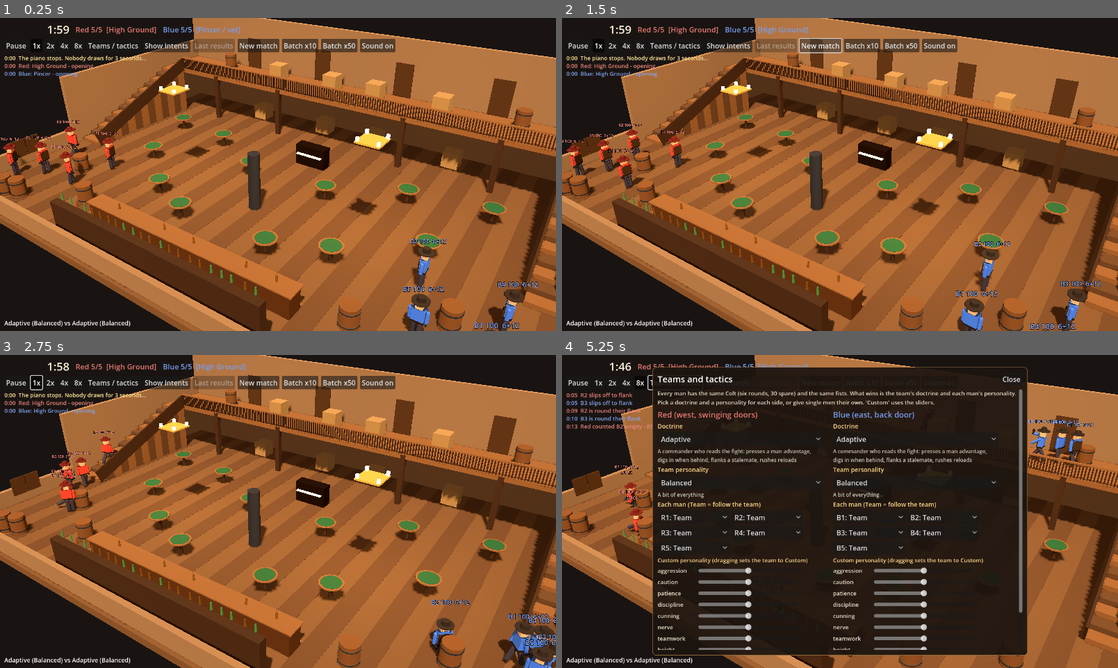
Above: before the commit, frames 1-4 (two rows, left to right).
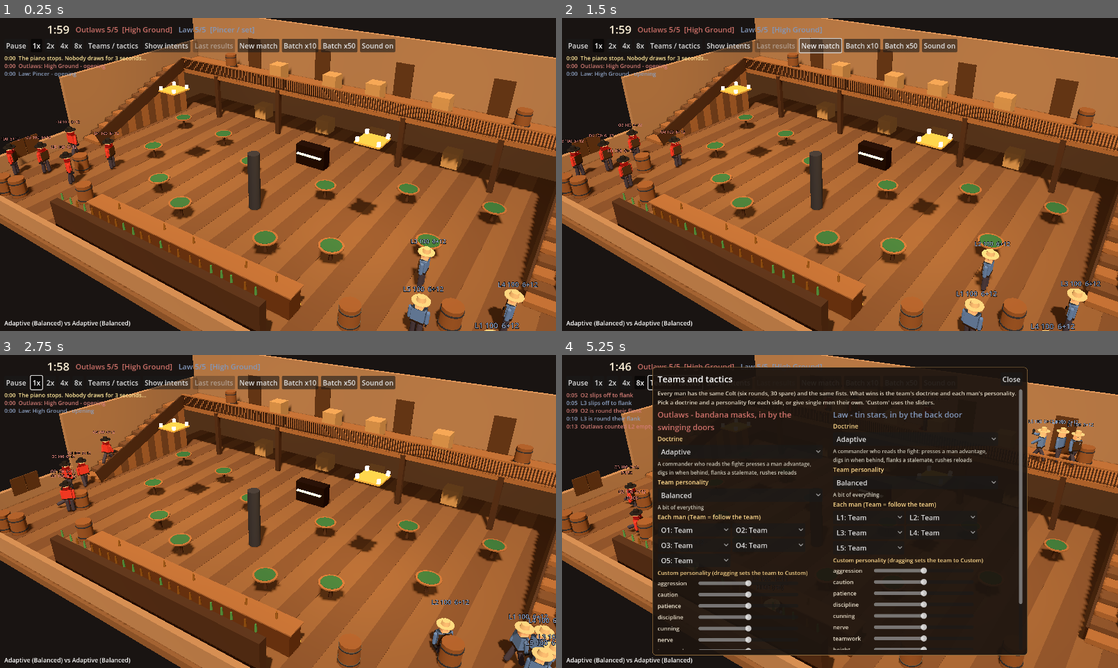
Above: after the commit, the same moments.

Repository: nathandunn/brawl-bots
Game: Godot game, scene res://scenes/Main.tscn
The game is run twice, just before and just after one commit, with the same random seed, the same clock (stepped at 60 frames per second) and the same inputs.
Inputs:
- Up to frame 1 (0.25 s): no input
- Up to frame 2 (1.5 s): click "New match" at 0.5 s; click "New match" at 1.25 s
- Up to frame 3 (2.75 s): click "1x" at 2 s
- Up to frame 4 (5.25 s): click "2x" at 2.75 s; click "4x" at 3.5 s; click "8x" at 4.25 s; click "Teams / tactics" at 5 s

The runs differ from the first frame. In frame 1, 2.0% of the frame differs, in the area x 0-97%, y 2-100%; in frame 2, 2.0%; in frame 3, 2.1%; in frame 4, 5.6%, in the area x 0-96%, y 2-95%.

Commit message:
Saloon Bots v5: the Law (tin stars) against the Outlaws (bandana masks)
- Teams are now the Outlaws (red, black hats, red kerchief masks over nose and chin) and the Law (blue-grey, pale hats, tin star on the vest)
- Costumes stay on the bodies; every man gets eyes so the mask reads
- Win lines: "The Law wins" / "The Outlaws win"; names O1-O5 and L1-L5
- ?lineup=1 shows one of each side up close; ?cam=N sets the starting camera distance
- dist built with Godot 4.7.2 ed1daf0bf

Co-Authored-By: Claude Opus 5.5 <noreply@anthropic.com>
Claude-Session: https://claude.ai/code/session_01RTbU7mxf7zmZr6Ak5xPidZ

Diff:
--- a/scripts/camera_rig.gd
+++ b/scripts/camera_rig.gd
@@ -16,6 +16,7 @@
 var _focus := Vector3(0, 1.0, 0)
 var _focus_target := Vector3(0, 1.0, 0)
 var _focus_dist := -1.0
+var min_dist := 10.0
 var _rest_dist := 27.0  # the zoom the user last chose; the view returns to it after a celebration
 
 
@@ -45,13 +46,15 @@
 
 
 func clear_focus() -> void:
+	if min_dist < 10.0:
+		return   # the lineup holds its shot
 	_focus_target = Vector3(0, 1.0, 0)
 	_focus_dist = _rest_dist if absf(dist - _rest_dist) > 0.5 else -1.0
 
 
 func _apply() -> void:
 	pitch = clampf(pitch, 0.15, 1.45)
-	dist = clampf(dist, 10.0, 70.0)
+	dist = clampf(dist, min_dist, 70.0)
 	var p := Vector3(sin(yaw) * cos(pitch), sin(pitch), cos(yaw) * cos(pitch)) * dist
 	_cam.position = _focus + p
 	_cam.look_at(_focus, Vector3.UP)
--- a/scripts/gunman.gd
+++ b/scripts/gunman.gd
@@ -203,7 +203,8 @@
 	mat_shirt = _m(team_color)
 	mat_pants = _m(Color(0.22, 0.2, 0.25))
 	mat_skin = _m(Color(0.86, 0.66, 0.5))
-	mat_hat = _m(team_color.darkened(0.55) if team == 0 else Color(0.18, 0.14, 0.12))
+	# outlaws in black hats, lawmen in pale ones
+	mat_hat = _m(Color(0.1, 0.09, 0.09) if team == 0 else Color(0.72, 0.62, 0.45))
 	var vest := _m(Color(0.25, 0.17, 0.1))
 	body_root = Node3D.new()
 	add_child(body_root)
@@ -216,7 +217,13 @@
 	_mesh_box(Vector3(0.52, 0.5, 0.06), Vector3(0, 1.2, -0.15), vest, upper)
 	_mesh_box(Vector3(0.52, 0.08, 0.32), Vector3(0, 0.9, 0), _m(Color(0.15, 0.1, 0.06)), upper)  # gun belt
 	var head := _mesh_box(Vector3(0.28, 0.3, 0.28), Vector3(0, 1.64, 0), mat_skin, upper)
-	_mesh_box(Vector3(0.3, 0.1, 0.06), Vector3(0, -0.1, -0.13), mat_shirt, head)  # bandana
+	var eye_m := _m(Color(0.08, 0.06, 0.05))
+	for ex in [-0.065, 0.065]:
+		_mesh_box(Vector3(0.045, 0.03, 0.01), Vector3(ex, 0.045, -0.142), eye_m, head)
+	if team == 0:
+		_bandana(head)
+	else:
+		_tin_star(upper, Vector3(-0.13, 1.33, -0.19))
 	var brim := MeshInstance3D.new()
 	var bc := CylinderMesh.new()
 	bc.top_radius = 0.34
@@ -262,6 +269,63 @@
 	label.position = Vector3(0, 2.35, 0)
 	add_child(label)
 	_update_label()
+
+
+## An outlaw's mask: a kerchief over nose, mouth and chin, knotted behind, its point hanging
+## below the jaw. Only the eyes show between it and the hat brim.
+static var _bandana_mat: StandardMaterial3D
+static var _tin_mat: StandardMaterial3D
+
+
+func _bandana(head: Node3D, k := 1.0) -> void:
+	if _bandana_mat == null:
+		_bandana_mat = StandardMaterial3D.new()
+		_bandana_mat.albedo_color = Color(0.5, 0.06, 0.06)
+		_bandana_mat.roughness = 0.9
+	_mesh_box(Vector3(0.3, 0.16, 0.05) * k, Vector3(0, -0.06, -0.14) * k, _bandana_mat, head)     # over the face
+	_mesh_box(Vector3(0.3, 0.16, 0.05) * k, Vector3(0, -0.06, 0.14) * k, _bandana_mat, head)      # round the back
+	for sx in [-1.0, 1.0]:
+		_mesh_box(Vector3(0.04, 0.16, 0.3) * k, Vector3(sx * 0.145, -0.06, 0) * k, _bandana_mat, head)
+	var tip := _mesh_box(Vector3(0.17, 0.17, 0.03) * k, Vector3(0, -0.16, -0.15) * k, _bandana_mat, head)
+	tip.rotation.z = PI * 0.25                                                             # the point
+	# two white dots of pattern, so it reads as a kerchief and not a beard
+	var dot_m := _m(Color(0.95, 0.9, 0.85))
+	for dx in [-0.07, 0.07]:
+		_mesh_box(Vector3(0.025, 0.025, 0.01) * k, Vector3(dx, -0.04, -0.168) * k, dot_m, head)
+
+
+## A lawman's tin star, pinned over the heart: a five-point star cut from sheet tin.
+func _tin_star(parent: Node3D, at: Vector3) -> MeshInstance3D:
+	if _tin_mat == null:
+		_tin_mat = StandardMaterial3D.new()
+		# polished tin: bright, a little emissive so it catches the lamplight from any angle
+		_tin_mat.albedo_color = Color(0.86, 0.87, 0.9)
+		_tin_mat.metallic = 0.3
+		_tin_mat.roughness = 0.2
+		_tin_mat.emission_enabled = true
+		_tin_mat.emission = Color(0.55, 0.55, 0.58)
+	var st := SurfaceTool.new()
+	st.begin(Mesh.PRIMITIVE_TRIANGLES)
+	var pts: Array[Vector3] = []
+	for k in 10:
+		var a := PI * 0.5 + TAU * k / 10.0
+		var r := 0.075 if k % 2 == 0 else 0.032
+		pts.append(Vector3(cos(a) * r, sin(a) * r, 0))
+	var c := Vector3.ZERO
+	for k in 10:
+		var a: Vector3 = pts[k]
+		var b: Vector3 = pts[(k + 1) % 10]
+		for face in [[c, b, a, -1.0], [c, a, b, 1.0]]:
+			st.set_normal(Vector3(0, 0, face[3]))
+			st.add_vertex(face[0] + Vector3(0, 0, face[3] * 0.004))
+			st.add_vertex(face[1] + Vector3(0, 0, face[3] * 0.004))
+			st.add_vertex(face[2] + Vector3(0, 0, face[3] * 0.004))
+	var mi := MeshInstance3D.new()
+	mi.mesh = st.commit()
+	mi.material_override = _tin_mat
+	mi.position = at
+	parent.add_child(mi)
+	return mi
 
 
 func _update_label() -> void:
@@ -1623,6 +1687,10 @@
 		hat.material_override = mat_hat
 		hat.position = Vector3(0, 0.2, 0)
 		(ragdoll.bodies["head"] as Node3D).add_child(hat)
+		if team == 0:
+			_bandana(ragdoll.bodies["head"], 1.3)
+		elif ragdoll.bodies.has("torso"):
+			_tin_star(ragdoll.bodies["torso"], Vector3(-0.14, 0.15, -0.18))
 	ragdoll.shove(impulse + Vector3(0, 1.5, 0))
 	body_root.visible = false
 	if label != null:
--- a/scripts/hud.gd
+++ b/scripts/hud.gd
@@ -226,7 +226,7 @@
 func _team_panel(t: int) -> Control:
 	var v := VBoxContainer.new()
 	v.custom_minimum_size = Vector2(380, 0)
-	v.add_child(_lbl(MatchManager.TEAM_NAMES[t] + (" (west, swinging doors)" if t == 0 else " (east, back door)"), 18, MatchManager.TEAM_COLORS[t].lightened(0.3)))
+	v.add_child(_lbl(MatchManager.TEAM_NAMES[t] + (" - bandana masks, in by the swinging doors" if t == 0 else " - tin stars, in by the back door"), 18, MatchManager.TEAM_COLORS[t].lightened(0.3)))
 	v.add_child(_lbl("Doctrine", 14, Color(1, 0.85, 0.55)))
 	var dp := OptionButton.new()
 	for d in TeamBrain.DOCTRINES:
@@ -446,7 +446,7 @@
 	setup_overlay.visible = false
 	setup_btn.set_pressed_no_signal(false)
 	var w: int = res["winner"]
-	results_title.text = ("%s wins" % res["winner_name"]) if w >= 0 else "A draw"
+	results_title.text = MatchManager.TEAM_WINS[w] if w >= 0 else "A draw"
 	if w >= 0:
 		results_title.add_theme_color_override("font_color", MatchManager.TEAM_COLORS[w].lightened(0.35))
 	results_box.add_child(_lbl("%s after %d:%02d. Standing %d-%d. First blood at %ds." % [String(res["reason"]).capitalize(), int(res["duration"]) / 60, int(res["duration"]) % 60, res["alive"][0], res["alive"][1], int(maxf(res["first_blood"], 0.0))], 14))
@@ -539,14 +539,14 @@
 	var d: Dictionary = summary["data"]
 	results_title.text = "Batch of %d" % d["matches"]
 	results_title.remove_theme_color_override("font_color")
-	results_box.add_child(_lbl("Red (%s / %s) won %d, Blue (%s / %s) won %d, %d drawn. Average match %ds, first blood at %ds." % [d["doctrines"][0], d["presets"][0], d["wins"][0], d["doctrines"][1], d["presets"][1], d["wins"][1], d["draws"], int(d["avg_duration"]), int(d["first_blood"])], 14))
+	results_box.add_child(_lbl("Outlaws (%s / %s) won %d, Law (%s / %s) won %d, %d drawn. Average match %ds, first blood at %ds." % [d["doctrines"][0], d["presets"][0], d["wins"][0], d["doctrines"][1], d["presets"][1], d["wins"][1], d["draws"], int(d["avg_duration"]), int(d["first_blood"])], 14))
 	var rs := PackedStringArray()
 	for k in d["reasons"]:
 		rs.append("%s %d" % [k, d["reasons"][k]])
 	results_box.add_child(_lbl("Endings: " + ", ".join(rs), 13))
 	_next_row()
 	var g := _grid(3)
-	for h in ["", "Red", "Blue"]:
+	for h in ["", "Outlaws", "Law"]:
 		_cell(g, h, Color(1, 0.85, 0.55))
 	var rows := [["Kills", "kills"], ["Shots", "shots"], ["Hits", "hits"], ["Head shots", "heads"], ["Hits on men in cover", "deny"], ["Hits from the balcony", "high"], ["Fist kills", "fist_kills"], ["Tables flipped", "flips"]]
 	for r in rows:
--- a/scripts/main.gd
+++ b/scripts/main.gd
@@ -87,6 +87,9 @@
 	_setup_ui_scale()
 	cam = CameraRig.new()
 	add_child(cam)
+	if args.has("cam"):   # ?cam=10 starts the camera that close
+		cam.dist = float(args["cam"])
+		cam._rest_dist = cam.dist
 	hud = Hud.new()
 	add_child(hud)
 	hud.setup(manager)
@@ -97,6 +100,24 @@
 	hud.process_mode = Node.PROCESS_MODE_ALWAYS
 	cam.process_mode = Node.PROCESS_MODE_ALWAYS
 	_start_next()
+	if args.has("lineup"):
+		_lineup()
+
+
+## ?lineup=1 - one of each side stood still facing the camera, for looking at the costumes.
+func _lineup() -> void:
+	manager.running = false
+	var picks: Array[Gunman] = [manager.gunmen[0], manager.gunmen[MatchManager.TEAM_SIZE]]
+	for k in 2:
+		var g: Gunman = picks[k]
+		g.global_position = Vector3(-0.45 + 0.9 * k, 0.0, 3.0)
+		g.rotation.y = PI
+	cam.min_dist = 2.0
+	cam.yaw = 0.25
+	cam.pitch = 0.12
+	cam.dist = 3.2
+	cam.set_focus(Vector3(0, 1.3, 3.0), -1.0)
+	cam._focus = cam._focus_target
 
 
 func _setup_ui_scale() -> void:
@@ -217,7 +238,7 @@
 		hud.set_speed_ui(1.0)
 		return
 	if hud != null:
-		hud.set_status("%s - %s" % ["%s wins" % res["winner_name"] if res["winner"] >= 0 else "Draw", res["reason"]])
+		hud.set_status("%s - %s" % [MatchManager.TEAM_WINS[res["winner"]] if res["winner"] >= 0 else "Draw", res["reason"]])
 		if res["winner"] < 0:
 			get_tree().create_timer(1.5).timeout.connect(func(): _on_celebration_finished(res["match"]))
 
--- a/scripts/match_manager.gd
+++ b/scripts/match_manager.gd
@@ -16,8 +16,10 @@
 const MATCH_TIME := 120.0
 const SUDDEN_DEATH_CAP := 45.0
 const STANDOFF := 3.0      # the piano stops; nobody draws until the bottle breaks
-const TEAM_NAMES := ["Red", "Blue"]
-const TEAM_COLORS := [Color(0.85, 0.25, 0.2), Color(0.25, 0.45, 0.9)]
+const TEAM_NAMES := ["Outlaws", "Law"]
+## How each side is spoken of in a sentence.
+const TEAM_WINS := ["The Outlaws win", "The Law wins"]
+const TEAM_COLORS := [Color(0.72, 0.2, 0.16), Color(0.3, 0.42, 0.62)]   # outlaw red, lawman blue-grey
 ## Where a slug lands decides everything. Head or heart: dead. Gut: badly hurt and bleeding.
 ## Arm or leg: not much blood, but he can't shoot, punch or walk right after (see Gunman).
 const DMG := {"head": 999.0, "heart": 999.0, "gut": 38.0, "arm_r": 12.0, "arm_l": 12.0, "leg_l": 12.0, "leg_r": 12.0}
@@ -533,7 +535,7 @@
 		"first_blood": first_blood,
 		"sudden_death": sudden_death,
 	}
-	announce(winner, "%s wins - %s" % [TEAM_NAMES[winner], reason] if winner >= 0 else "Draw")
+	announce(winner, "%s - %s" % [TEAM_WINS[winner], reason] if winner >= 0 else "Draw")
 	if winner >= 0:
 		for g in gunmen:
 			if g.alive and g.team == winner:
--- a/scripts/stats.gd
+++ b/scripts/stats.gd
@@ -89,7 +89,7 @@
 	var last: Dictionary = results[-1] if results.size() > 0 else {}
 	var docs: Array = last.get("doctrines", ["?", "?"])
 	var pres: Array = last.get("presets", ["?", "?"])
-	var txt := "Batch of %d: Red(%s/%s) %d, Blue(%s/%s) %d, draws %d, avg %ds, first blood avg %ds. " % [
+	var txt := "Batch of %d: Outlaws(%s/%s) %d, Law(%s/%s) %d, draws %d, avg %ds, first blood avg %ds. " % [
 		results.size(), docs[0], pres[0], wins[0], docs[1], pres[1], wins[1], draws, int(dur / n), int(fb / n)]
 	var rs := PackedStringArray()
 	for k in reasons:
Not shown, changed: README.md
Not shown, changed: dist/index.html
Not shown, changed: dist/index.js.gz
Not shown, changed: dist/index.pck.gz
Not shown, changed: dist/index.wasm.gz
